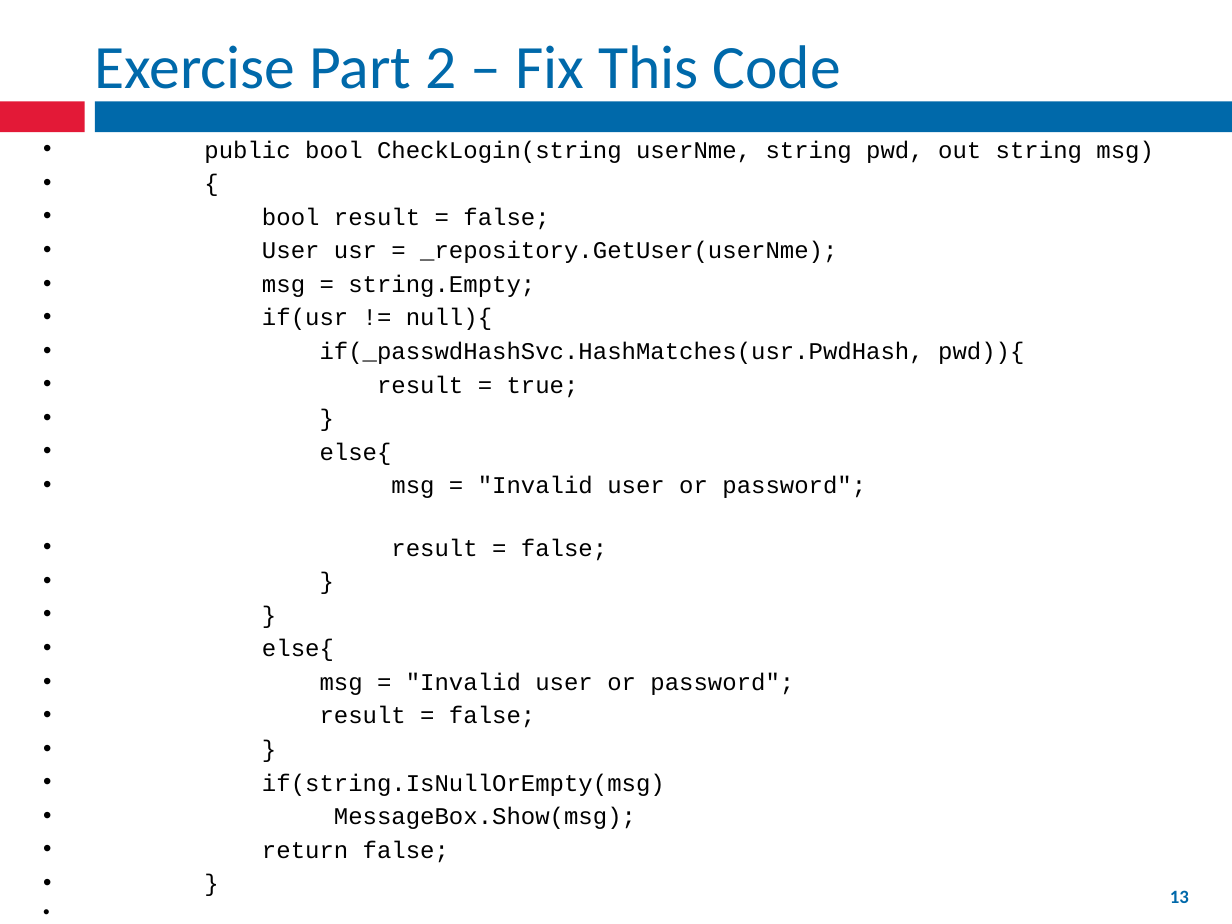
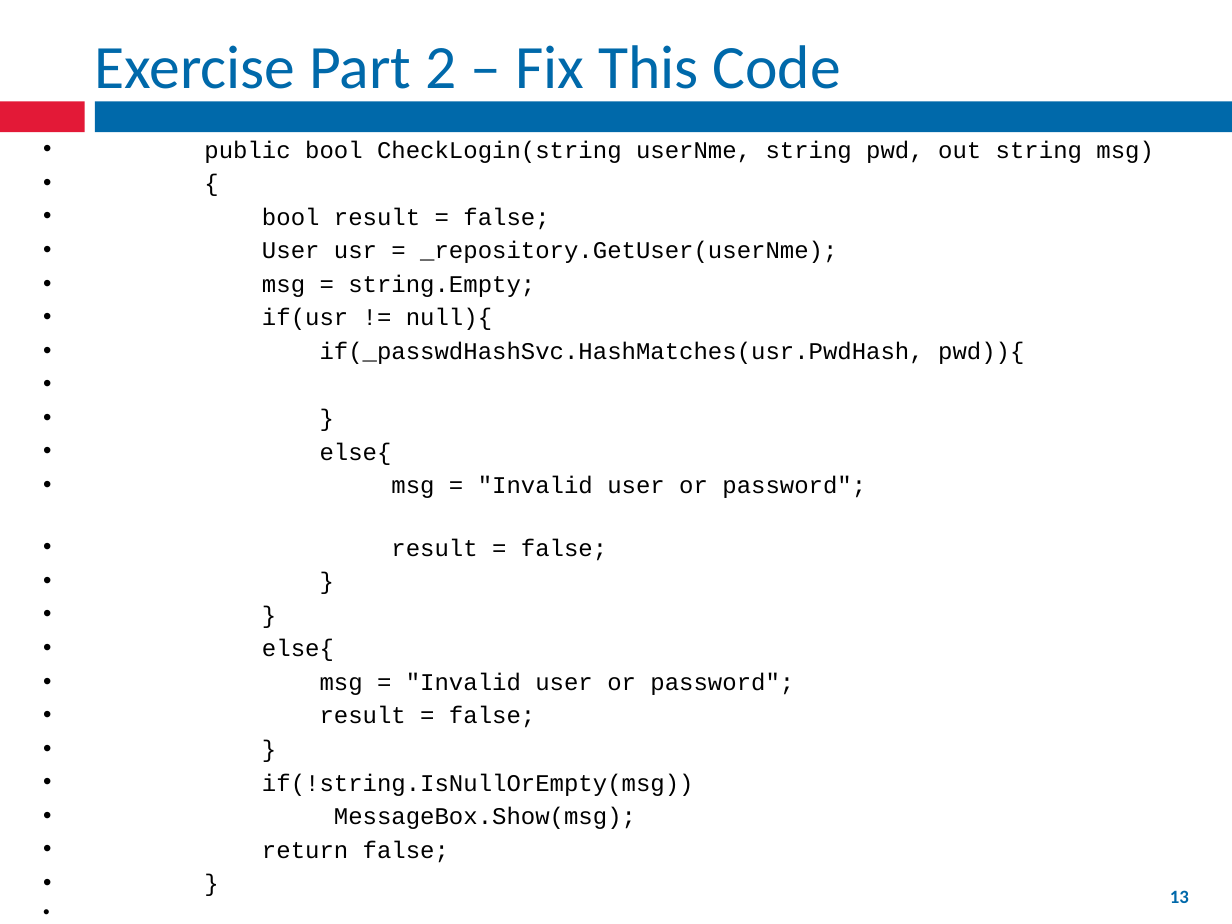
Before and after one commit to fernandozamoraj/Clean-Code-Presentation, a slide deck: slide 13 of Clean Code.pptx. Drawn at 1232x924 pixels with LibreOffice and Linux fonts; fonts in the diff are those of the drawing; background and template pictures are left out. Boxes give left, top, right and bottom in pixels: in the first picture for what was removed or moved away, otherwise in the second. Text is boxed around its words. In the diff, an @@ line names an element or a change of style, - is before the commit and + after.

```diff
--- a/Clean Code.pptx
+++ b/Clean Code.pptx
@@ text at [377, 375, 579, 398]: paragraph removed @@
-• result = true;
@@ text at [262, 773, 694, 796]: text changed @@
-• if(string.IsNullOrEmpty(msg)
+• if(!string.IsNullOrEmpty(msg))
```
Also in this commit, not shown: 4 other slides changed.
